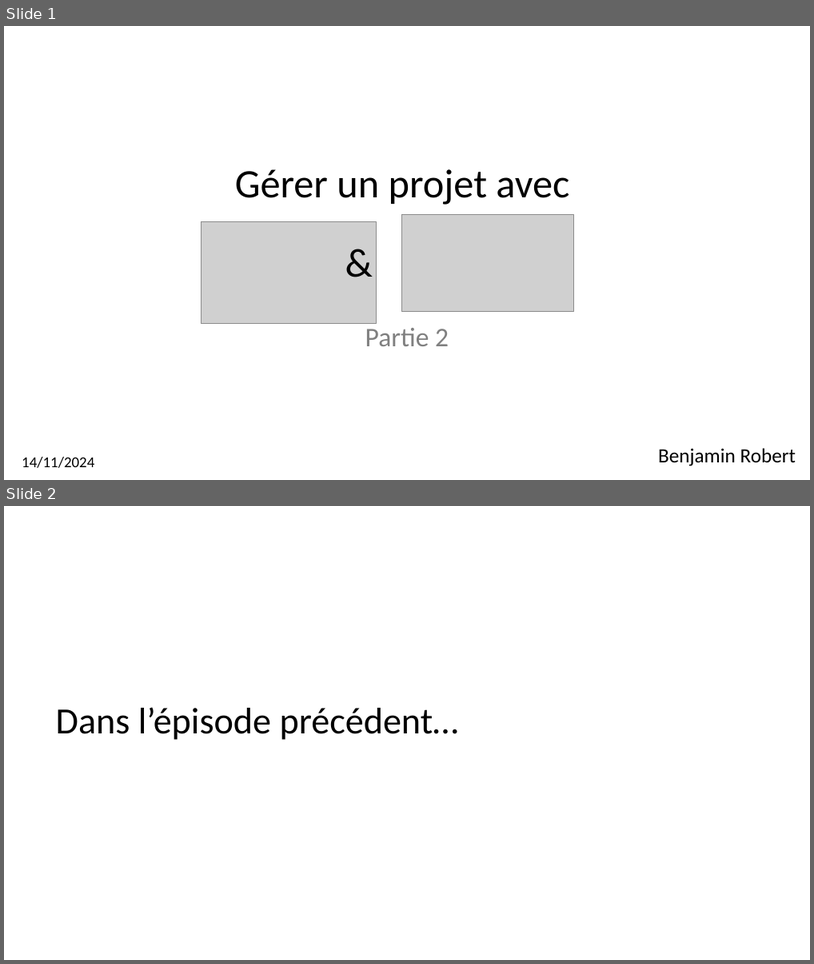
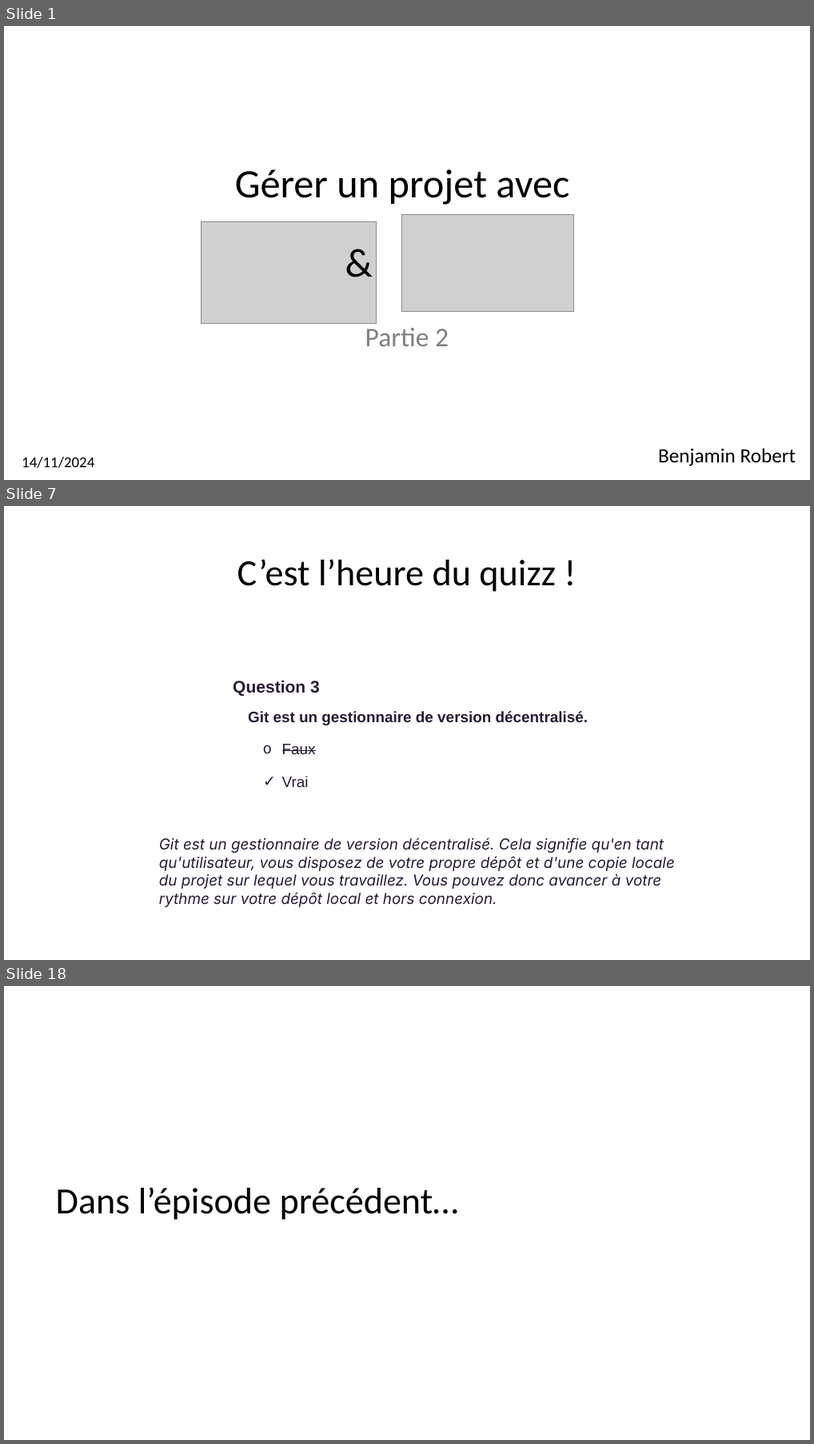
Before and after one commit to BenRobert38/BUT3-GIT-2024, a slide deck: Cours/BUT3-Cours2.pptx. Shown one above the other, each under a label of ours: slides 1 and 2 before the commit, slides 1, 7 and 18 after it; the slides between them are not shown. The pictures are 814x964 and 814x1444 pixels, drawn with LibreOffice and Linux fonts; fonts in the diff are those of the drawing; grey boxes stand for pictures. Boxes give left, top, right and bottom in pixels: in the first picture for what was removed or moved away, otherwise in the second. Text is boxed around its words. In the diff, an @@ line names an element or a change of style, - is before the commit and + after.

```diff
--- a/Cours/BUT3-Cours2.pptx
+++ b/Cours/BUT3-Cours2.pptx
@@ slide 7 added at bbox=[4, 506, 810, 960], background #FFFFFF @@
@@ title added at bbox=[238, 559, 556, 592], 44 pt, text #000000 @@
+C’est l’heure du quizz !
@@ text added at bbox=[233, 680, 588, 787], 18 pt, text #271A38, bold @@
+Question 3
+Git est un gestionnaire de version décentralisé.
+o Faux
+✓ Vrai
@@ text added at bbox=[159, 837, 675, 907], 18 pt, text #271A38, italic @@
+Git est un gestionnaire de version décentralisé. Cela signifie qu'en tant qu'utilisateur, vous disposez de votre propre dépôt et d'une copie locale du projet sur lequel vous travaillez. Vous pouvez donc avancer à votre rythme sur votre dépôt local et hors connexion.
@@ what was slide 2 is now slide 18 @@
```
Also in this commit, not shown: 1 slide changed, 31 other slides added.
